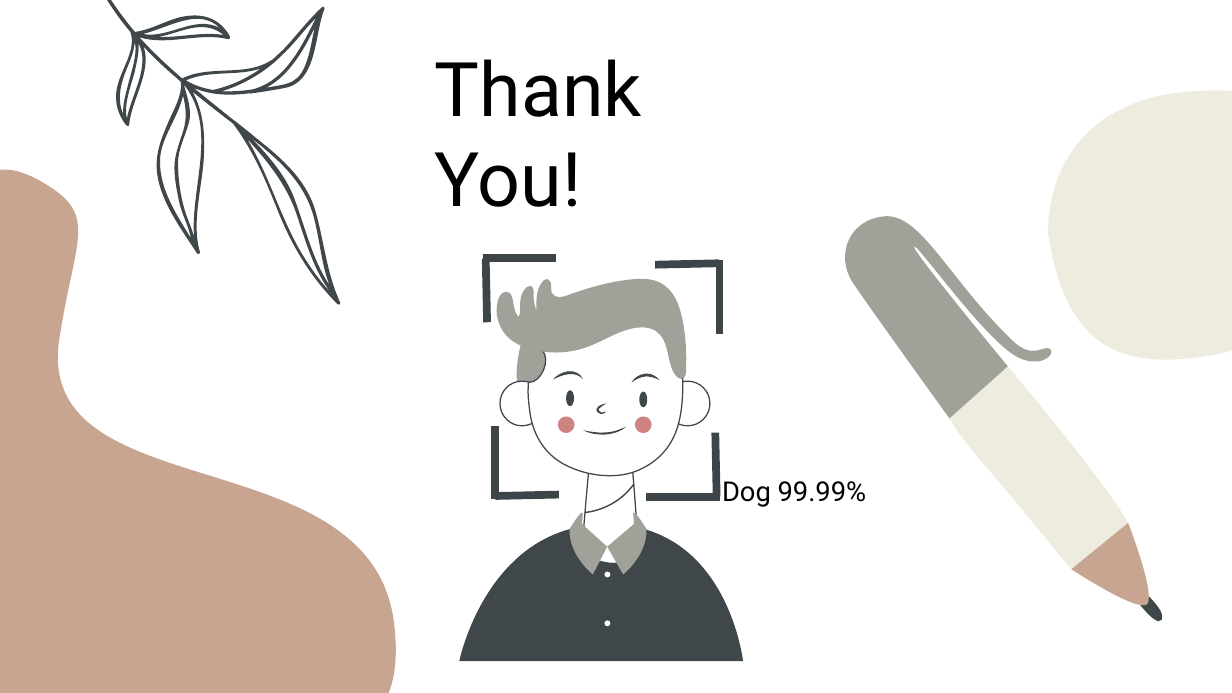
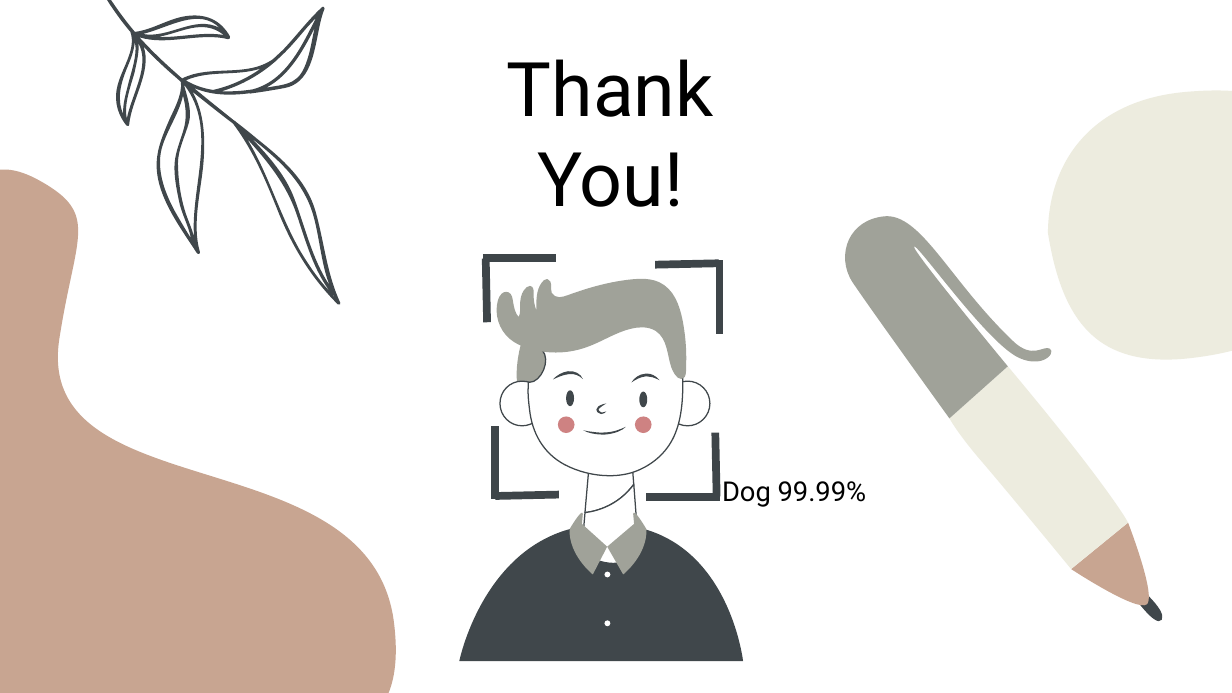
Before and after one commit to kariander1/FaceRecognition, a slide deck: slide 68 of Final Presentation.pptx. Drawn at 1232x693 pixels with LibreOffice and Linux fonts; fonts in the diff are those of the drawing. Boxes give left, top, right and bottom in pixels: in the first picture for what was removed or moved away, otherwise in the second. Text is boxed around its words. In the diff, an @@ line names an element or a change of style, - is before the commit and + after.

```diff
--- a/Final Presentation.pptx
+++ b/Final Presentation.pptx
@@ text "Thank You!" at <box>507,59,714,207</box>: alignment left to centre @@
```
Also in this commit, not shown: 16 other slides changed.
